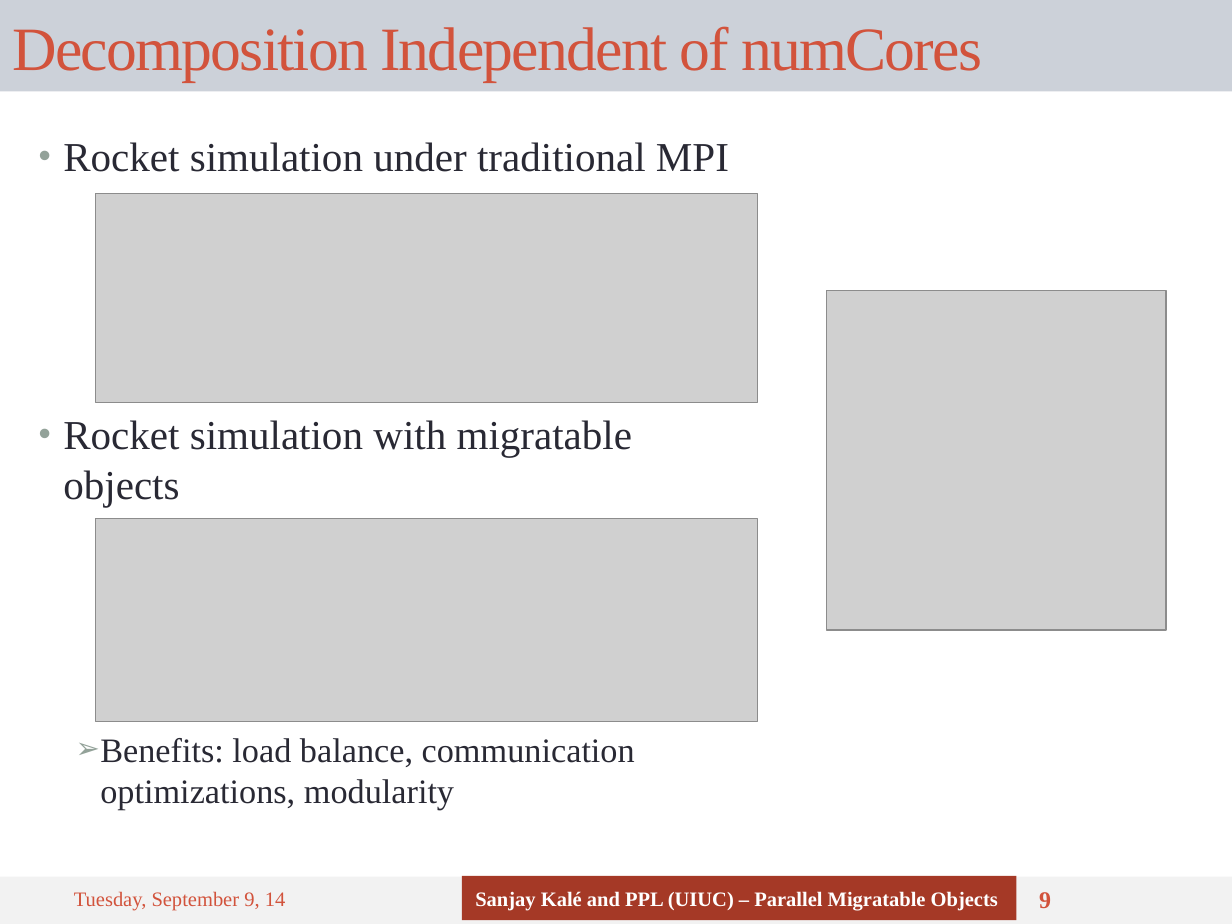
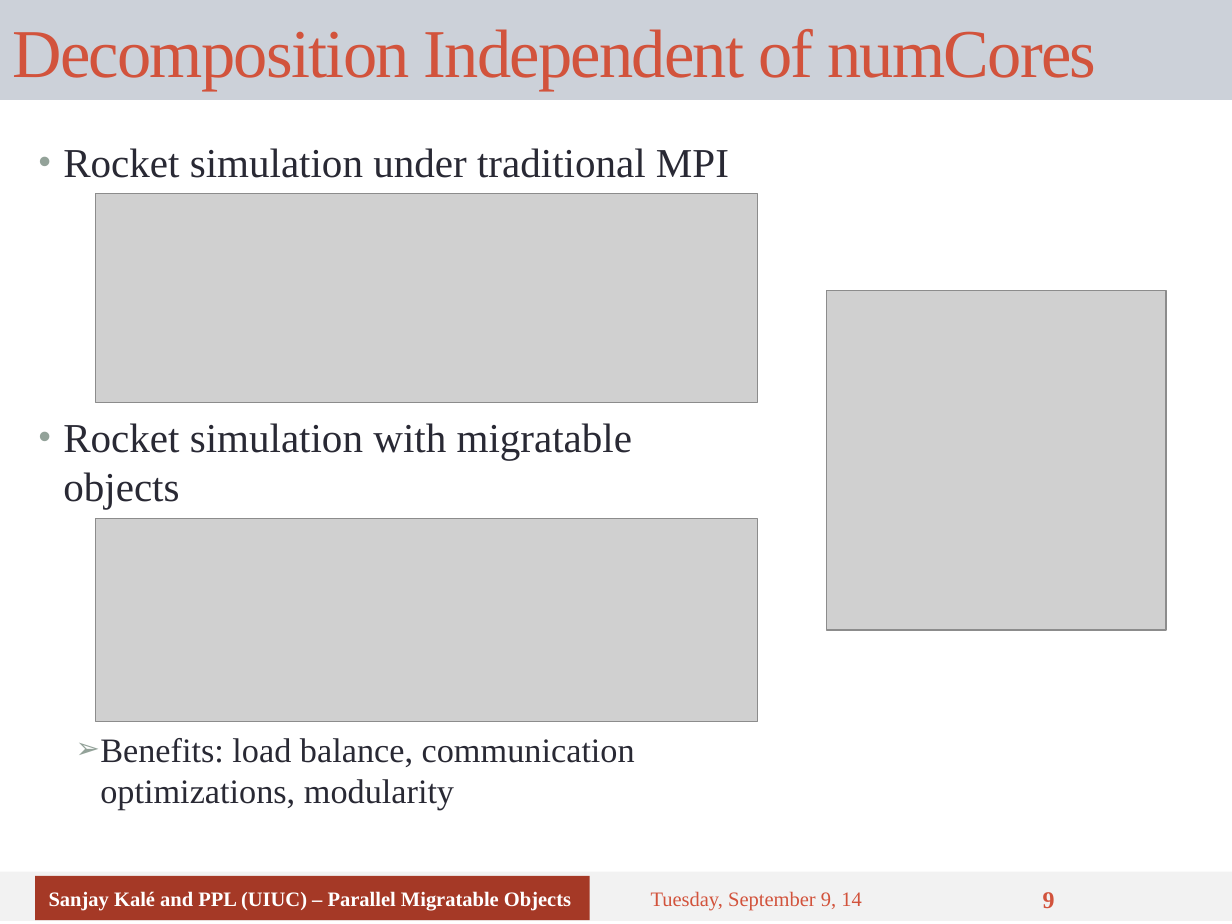
Before and after one commit to UIUC-PPL/charm_tutorial, a slide deck: slide 9 of tutorial-03-benefits.pptx. Drawn at 1232x924 pixels with LibreOffice and Linux fonts; fonts in the diff are those of the drawing; grey boxes stand for pictures. Boxes give left, top, right and bottom in pixels: in the first picture for what was removed or moved away, otherwise in the second. Text is boxed around its words. In the diff, an @@ line names an element or a change of style, - is before the commit and + after.

```diff
--- a/tutorial-03-benefits.pptx
+++ b/tutorial-03-benefits.pptx
@@ title "Decomposition Independent of numCores": place and size @@
-title "Decomposition Independent of numCores" at <box>0,0,1232,91</box>
+title "Decomposition Independent of numCores" at <box>0,0,1232,100</box>
@@ title "Decomposition Independent of numCores" at <box>0,0,1232,100</box>: size 36 to 40 pt @@
@@ text "Rocket simulation under traditional MPI" at <box>63,148,729,178</box>: vertical alignment top to middle @@
@@ text "Rocket simulation with migratable objects" at <box>63,423,632,509</box>: vertical alignment top to middle @@
@@ rectangle: place and size @@
-rectangle at <box>0,877,1232,924</box>
+rectangle at <box>0,872,1232,922</box>
@@ rectangle "Sanjay Kalé and PPL (UIUC) ...": place and size @@
-rectangle "Sanjay Kalé and PPL (UIUC) ..." at <box>462,876,1016,920</box>
+rectangle "Sanjay Kalé and PPL (UIUC) ..." at <box>36,876,590,920</box>
@@ text "Tuesday, September 9, 14": place and size @@
-text "Tuesday, September 9, 14" at <box>74,891,286,911</box>
+text "Tuesday, September 9, 14" at <box>651,891,862,911</box>
@@ page number: place and size @@
-page number at <box>1039,892,1051,908</box>
+page number at <box>1043,892,1055,908</box>
```
Also in this commit, not shown: 16 other slides changed.
